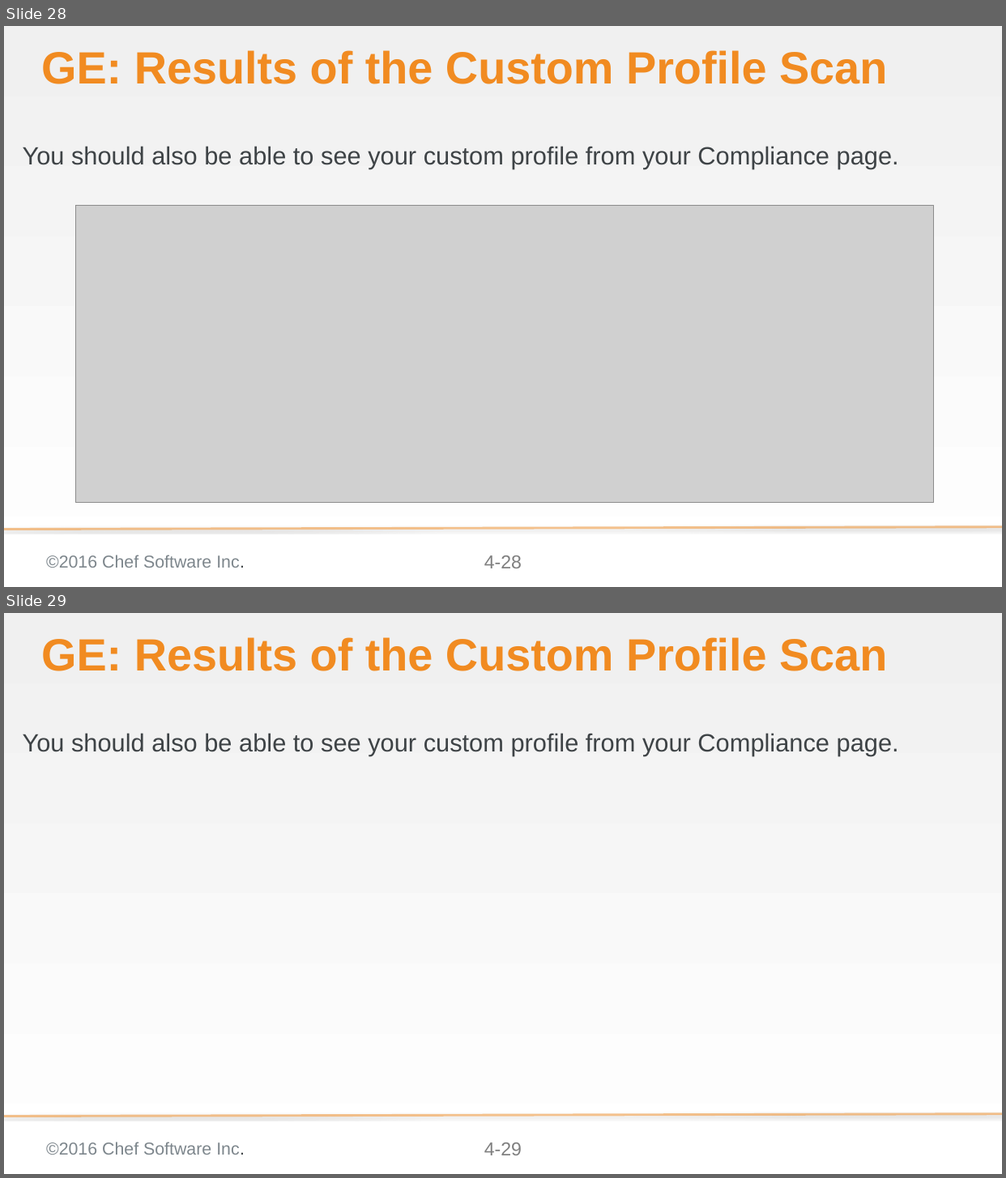
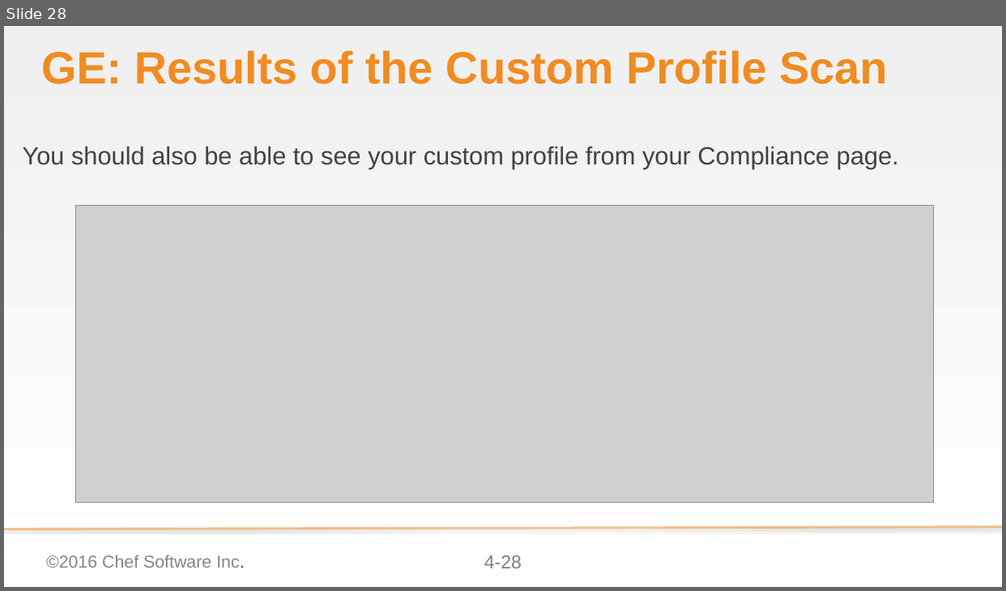
Before and after one commit to bchamby/chef-compliance-installation-configuration-operation, a slide deck: 04-creating-custom-profiles.pptx. Shown one above the other, each under a label of ours: slides 28 and 29 before the commit, slide 28 after it. The pictures are 1006x1178 and 1006x591 pixels, drawn with LibreOffice and Linux fonts; fonts in the diff are those of the drawing; grey boxes stand for pictures; background and template pictures are left out. Boxes give left, top, right and bottom in pixels: in the first picture for what was removed or moved away, otherwise in the second. Text is boxed around its words. In the diff, an @@ line names an element or a change of style, - is before the commit and + after.

```diff
--- a/04-creating-custom-profiles.pptx
+++ b/04-creating-custom-profiles.pptx
@@ slide 29 removed at (x1=4, y1=613, x2=1002, y2=1174), background gradient #F0F0F0 to #FFFFFF; not listed: 3 template elements that a slide beside it also shows @@
@@ title removed at (x1=41, y1=637, x2=887, y2=671) @@
-GE: Results of the Custom Profile Scan
@@ text removed at (x1=23, y1=733, x2=899, y2=756) @@
-You should also be able to see your custom profile from your Compliance page.
```
